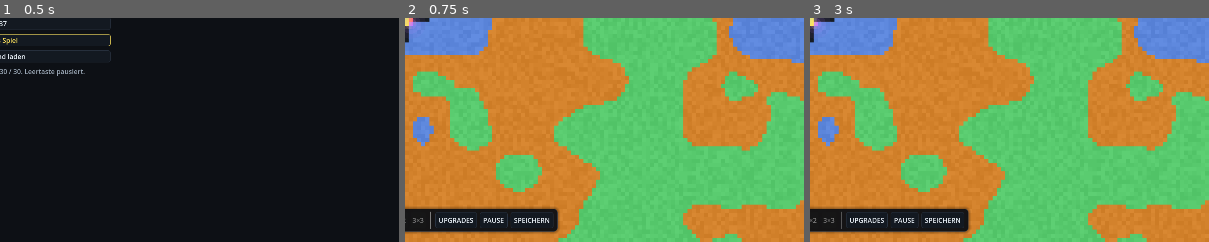
Above: before the commit, frames 1-3 (left to right).
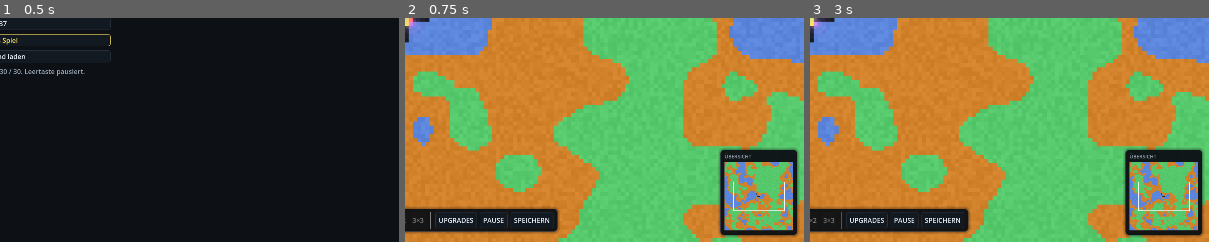
Above: after the commit, the same moments.

Repository: matthias007267/Dot-Wars
Game: Godot game, scene res://scenes/main.tscn
The game is run twice, just before and just after one commit, with the same random seed, the same clock (stepped at 60 frames per second) and the same inputs.
Inputs:
- Up to frame 1 (0.5 s): no input
- Up to frame 2 (0.75 s): click "Neues Spiel" at 0.5 s
- Up to frame 3 (3 s): click "ABBAU" at 1.25 s; click "BEWEGEN" at 2 s; click "OPFERN" at 2.75 s
The pictures show only the part of the screen within x 50-100%, y 50-100%; the shares and areas given below are measured in that part.

Frame 1 is identical in both runs. In frame 2, 5.9% of the frame differs, in the area x 78-99%, y 58-98%; in frame 3, 5.9%.

Commit message:
ui: integrate HUD actions and minimap with existing gameplay

Diff:
--- a/src/main.gd
+++ b/src/main.gd
@@ -92,6 +92,8 @@
 	hud = GameHud.new()
 	hud.sim = sim
 	hud.clock = clock
+	hud.camera = camera
+	hud.renderer = renderer
 	add_child(hud)
 	workers_view.show_tick(sim.tick_count)
 	_prepare_tone()
@@ -135,10 +137,6 @@
 		SaveGame.write_file("user://slot.dw", sim)
 	elif event.keycode == KEY_F9:
 		_boot_from_save("user://slot.dw")
-	elif event.keycode >= KEY_1 and event.keycode <= KEY_8:
-		var index := int(event.keycode) - int(KEY_1)
-		if index < sim.group_open.size() and sim.group_open[index] == 1:
-			sim.selected_group = index
 	if hud != null:
 		hud.refresh()
 
@@ -163,19 +161,20 @@
 
 
 func _finish_drag(screen: Vector2) -> void:
+	if hud == null:
+		return
 	var start := _cell_at(_drag_from)
 	var end := _cell_at(screen)
 	if start.x < 0 or end.x < 0:
 		return
-	var group_id := sim.selected_group
-	if _drag_from.distance_to(screen) < 8.0:
-		if sim.set_move_goal(group_id, world.index(end.x, end.y)):
-			hud.refresh()
+	if hud.command_mode == GameHud.Command.MOVE:
+		# Ein einzelner Klick setzt einen Sammelpunkt. Ziehen bleibt dem Abbau vorbehalten.
+		if _drag_from.distance_to(screen) < 8.0:
+			hud.issue_move_goal(world.index(end.x, end.y))
 		return
 	var rect := Rect2i(start, Vector2i.ZERO).expand(end)
 	rect.size += Vector2i.ONE
-	if sim.assign_area(group_id, rect):
-		hud.refresh()
+	hud.issue_dig_area(rect)
 
 
 func _cell_at(screen: Vector2) -> Vector2i:
